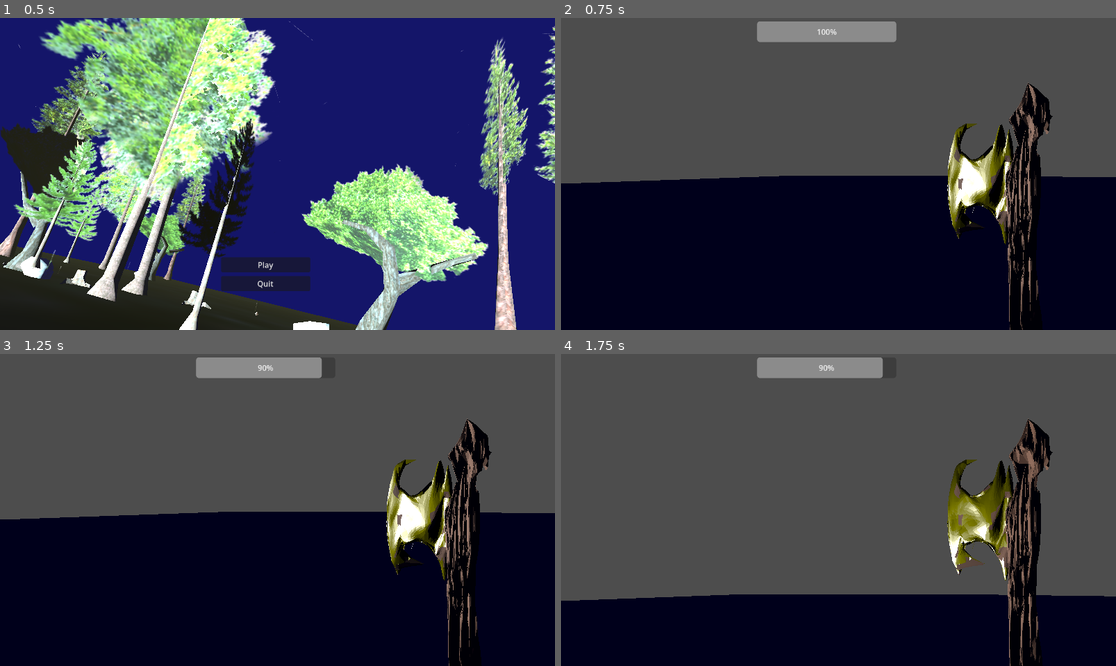
Above: before the commit, frames 1-4 (two rows, left to right).
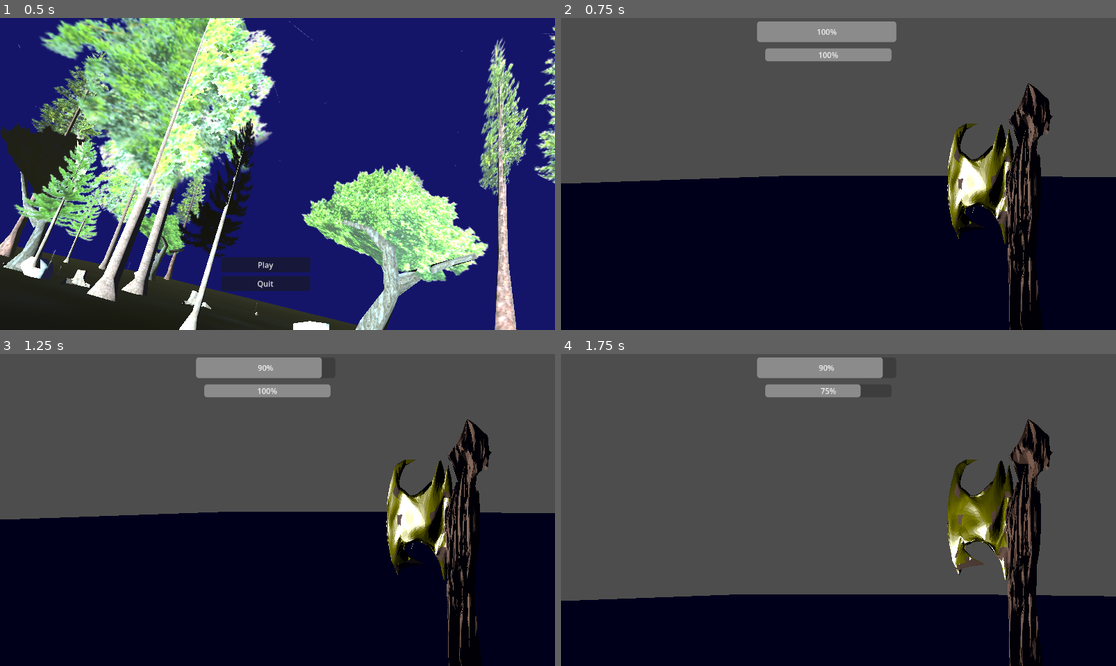
Above: after the commit, the same moments.

Repository: Kokojambobackend/newgithub
Game: Godot game, scene res://menu.tscn
Same seed, same stepped clock (60 frames per second), same inputs: the game is played once before the commit and once after it.
Inputs (mouse positions are in pixels of both pictures, inside the frame that each line leads up to):
- Up to frame 1 (0.5 s): no input
- Up to frame 2 (0.75 s): click "Play" at 0.5 s
- Up to frame 3 (1.25 s): no input
- Up to frame 4 (1.75 s): tap Enter (ui_accept) at 1.25, 1.52 s; move the mouse to (866, 510) at 1.27 s; press the mouse at (866, 510) at 1.28 s; hold Up (ui_up) from 1.28 s (still down)

Frame 1 is identical in both runs. In frame 2, 1.7% of the frame differs, in the area x 36-81%, y 9-68%; in frame 3, 1.7%; in frame 4, 1.4%.

Commit message:
fix hp for enemy

Diff:
--- a/enemy.gd
+++ b/enemy.gd
@@ -4,6 +4,7 @@
 var hp = 100
 var damage = 10
 
+@onready var enemy_bar = $"../CanvasLayer/EnemyHp"
 
 @export var speed := 3.0
 @export var attack_range := 2.0
@@ -54,7 +55,11 @@
 
 	if hp <= 0:
 		die()
-
+	enemy_bar.value = hp
 func die():
 	print("Враг умер")
 	queue_free()
+
+
+func _process(delta):
+	enemy_bar.value = hp
--- a/main.tscn
+++ b/main.tscn
@@ -44,7 +44,7 @@
 
 [node name="DirectionalLight3D" type="DirectionalLight3D" parent="." unique_id=1017535637]
 transform = Transform3D(-0.92961574, 0, -0.3685303, 0, 1, 0, 0.3685303, 0, -0.92961574, 2375.543, 2784.2043, -3074.0466)
-light_energy = 2.785
+light_energy = 2.014
 
 [node name="CanvasLayer" type="CanvasLayer" parent="." unique_id=2048146019]
 
@@ -55,4 +55,11 @@
 offset_bottom = 50.0
 value = 100.0
 
+[node name="EnemyHp" type="ProgressBar" parent="CanvasLayer" unique_id=1081198015]
+offset_left = 424.0
+offset_top = 63.0
+offset_right = 686.0
+offset_bottom = 90.0
+value = 100.0
+
 [editable path="Player"]
